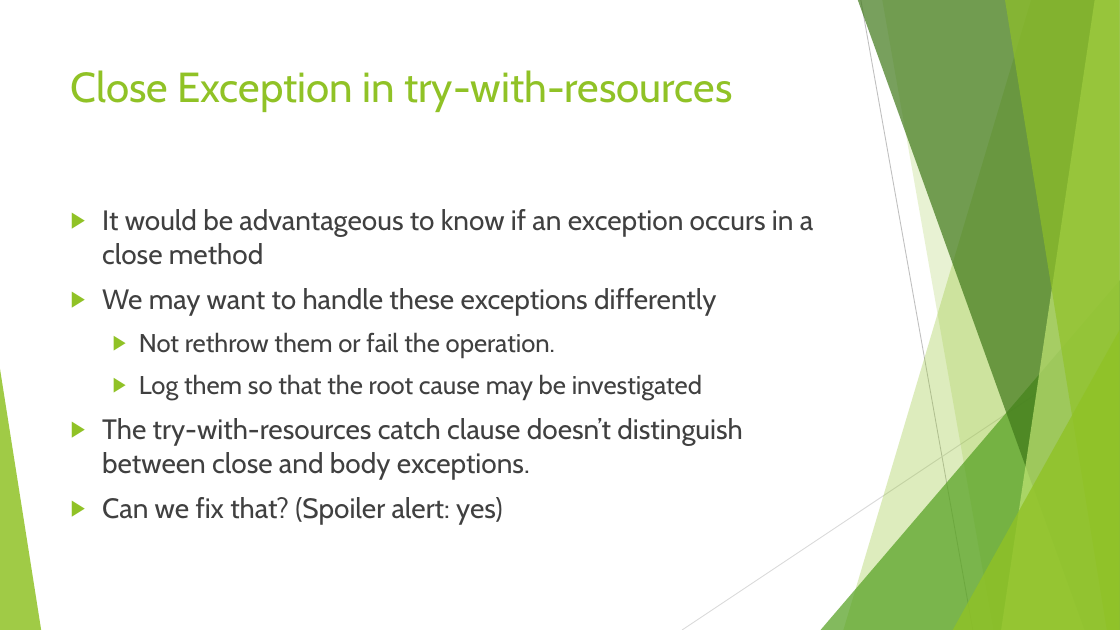
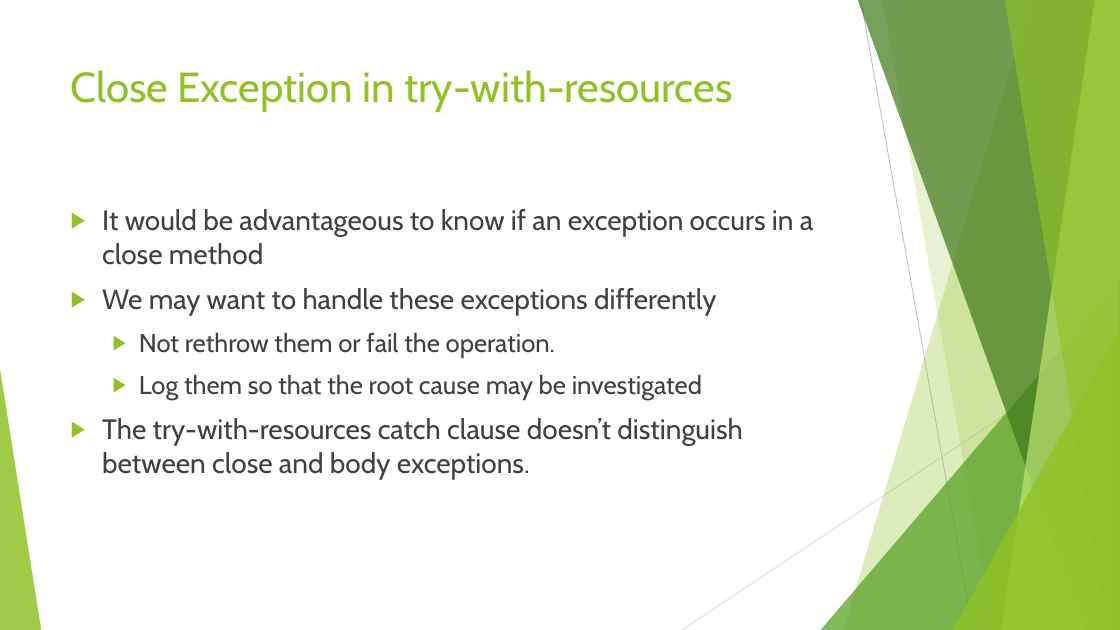
Before and after one commit to RichardRoda/2017-CodePaLOUsa-Lambda, a slide deck: slide 43 of Learning to Love the Lambda in the Stream.pptx. Drawn at 1120x630 pixels with LibreOffice and Linux fonts; fonts in the diff are those of the drawing. Boxes give left, top, right and bottom in pixels: in the first picture for what was removed or moved away, otherwise in the second. Text is boxed around its words. In the diff, an @@ line names an element or a change of style, - is before the commit and + after.

```diff
--- a/Learning to Love the Lambda in the Stream.pptx
+++ b/Learning to Love the Lambda in the Stream.pptx
@@ text at <box>102,497,502,525</box>: paragraph removed @@
-▶ Can we fix that? (Spoiler alert: yes)
```
Also in this commit, not shown: 4 other slides changed.
